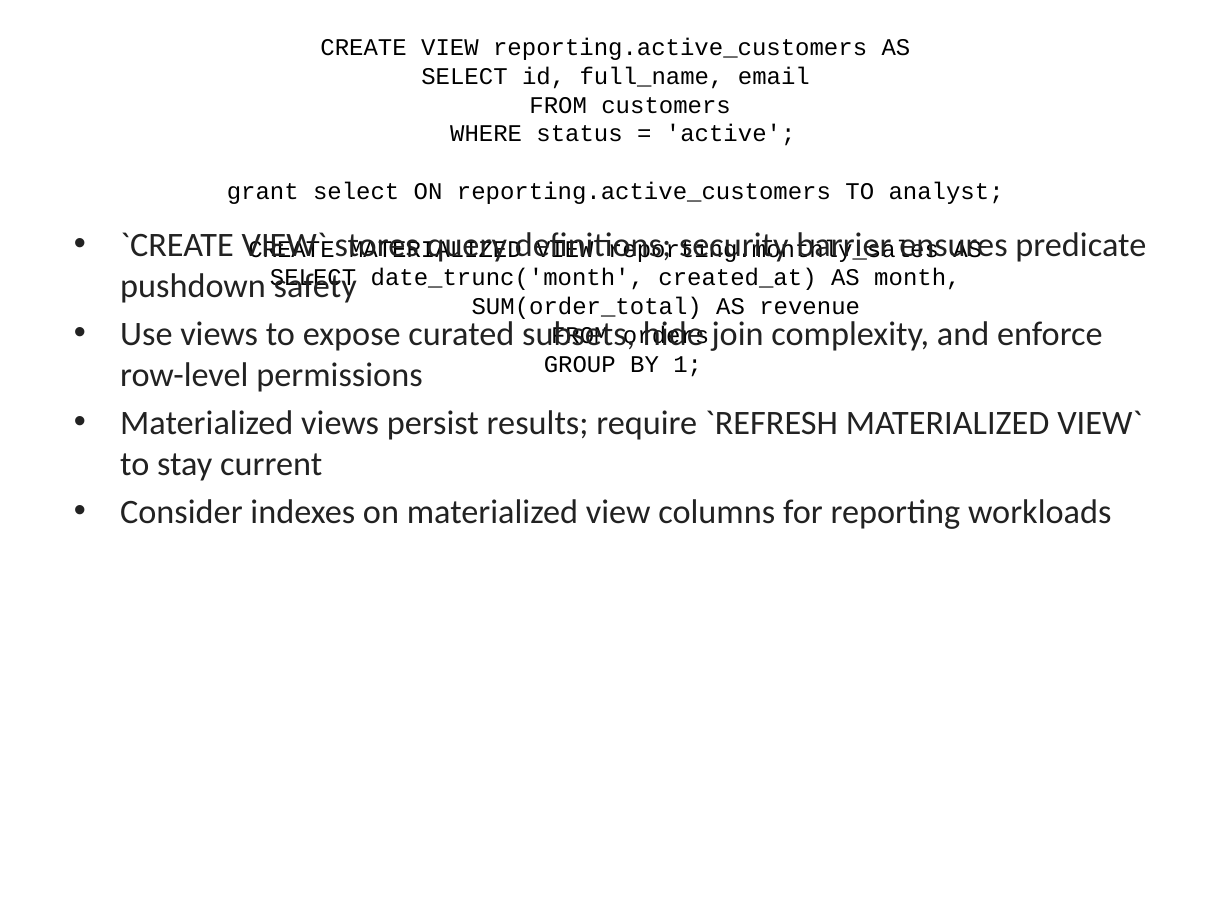
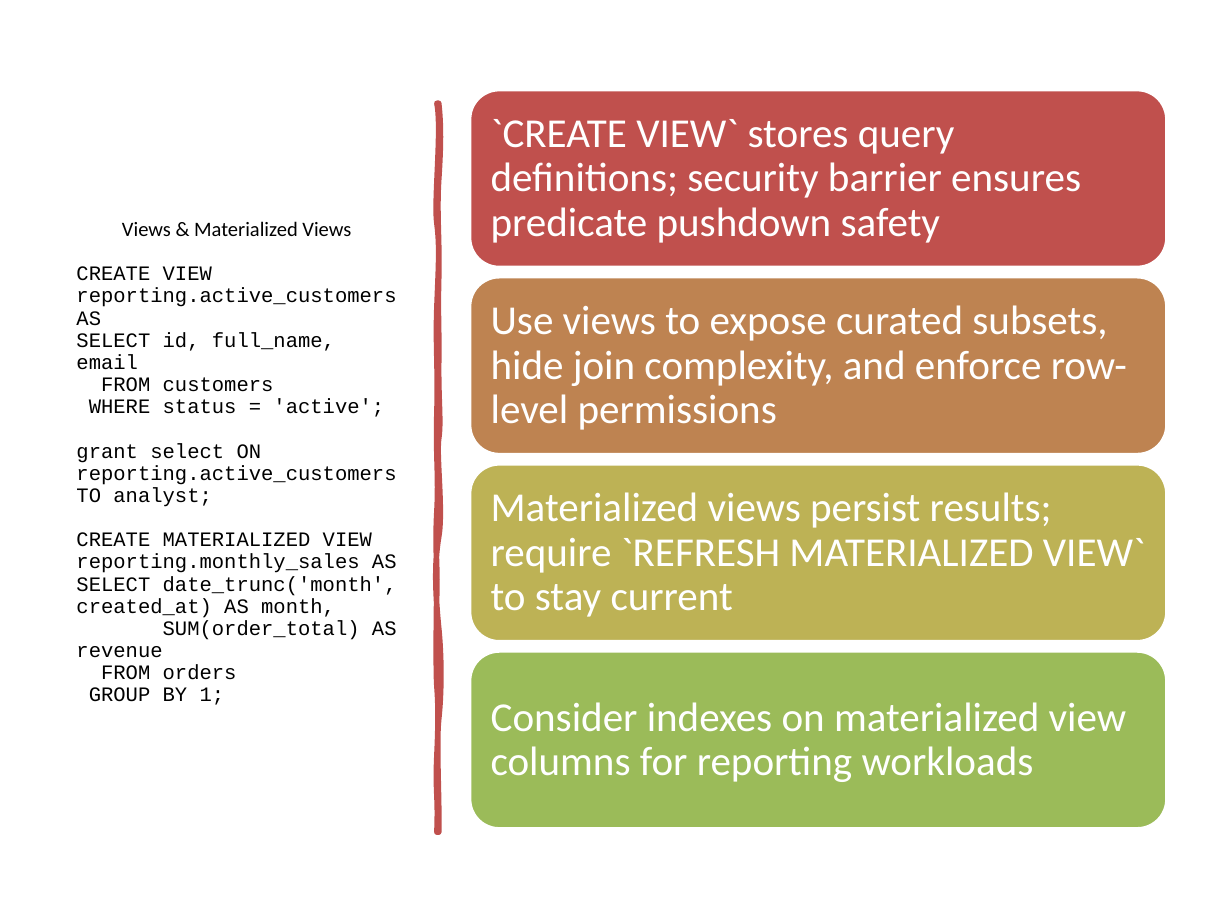
Before and after one commit to lolusername/CST4714_DB_admin, a slide deck: slide 6 of week_4/Week4_Advanced_SQL_Transactions.pptx. Drawn at 1232x924 pixels with LibreOffice and Linux fonts; fonts in the diff are those of the drawing. Boxes give left, top, right and bottom in pixels: in the first picture for what was removed or moved away, otherwise in the second. Text is boxed around its words. In the diff, an @@ line names an element or a change of style, - is before the commit and + after.

```diff
--- a/week_4/Week4_Advanced_SQL_Transactions.pptx
+++ b/week_4/Week4_Advanced_SQL_Transactions.pptx
@@ title "Views & Materialized Views" moved from (x1=120, y1=38, x2=1004, y2=377) to (x1=76, y1=221, x2=397, y2=705) @@
@@ title "Views & Materialized Views" at (x1=76, y1=221, x2=397, y2=705): size 44 to 12 pt in "Views & Materialized Views"; size 14 to 12 pt; line spacing 1 to 0.9; alignment centre to left @@
@@ freeform shape added at (x1=438, y1=103, x2=439, y2=832), fill #C0504D, outline #C0504D 3.25 pt @@
@@ text removed at (x1=120, y1=232, x2=1146, y2=529) @@
-• `CREATE VIEW` stores query definitions; security barrier ensures predicate pushdown safety
-• Use views to expose curated subsets, hide join complexity, and enforce row-level permissions
-• Materialized views persist results; require `REFRESH MATERIALIZED VIEW` to stay current
-• Consider indexes on materialized view columns for reporting workloads
@@ group added at (x1=469, y1=90, x2=1167, y2=828): 4 rounded rectangles, 4 texts @@
+`CREATE VIEW` stores query definitions; security barrier ensures predicate pushdown safety
+Use views to expose curated subsets, hide join complexity, and enforce row-level permissions
+Materialized views persist results; require `REFRESH MATERIALIZED VIEW` to stay current
+Consider indexes on materialized view columns for reporting workloads
```
Also in this commit, not shown: 13 other slides changed, 6 other files.
